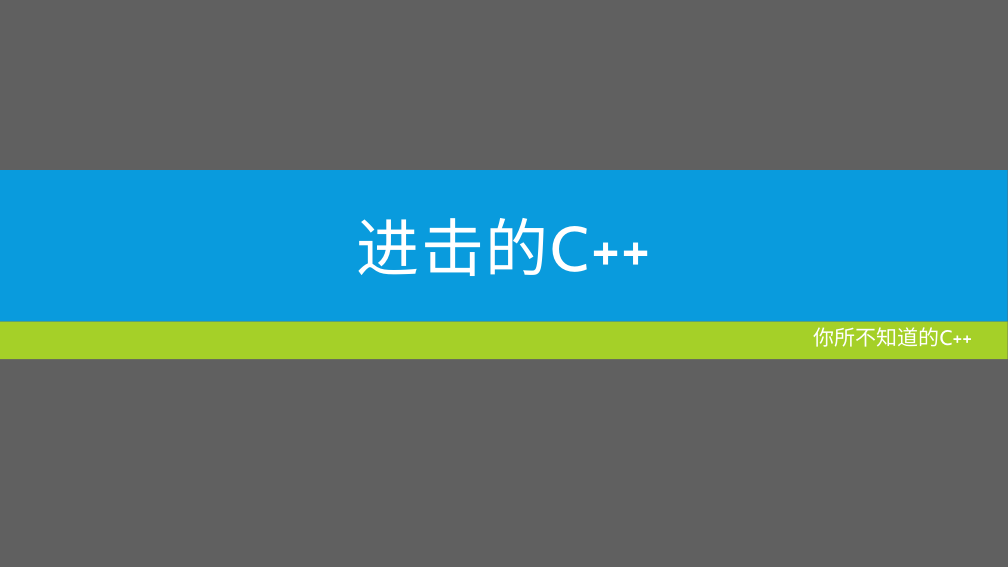
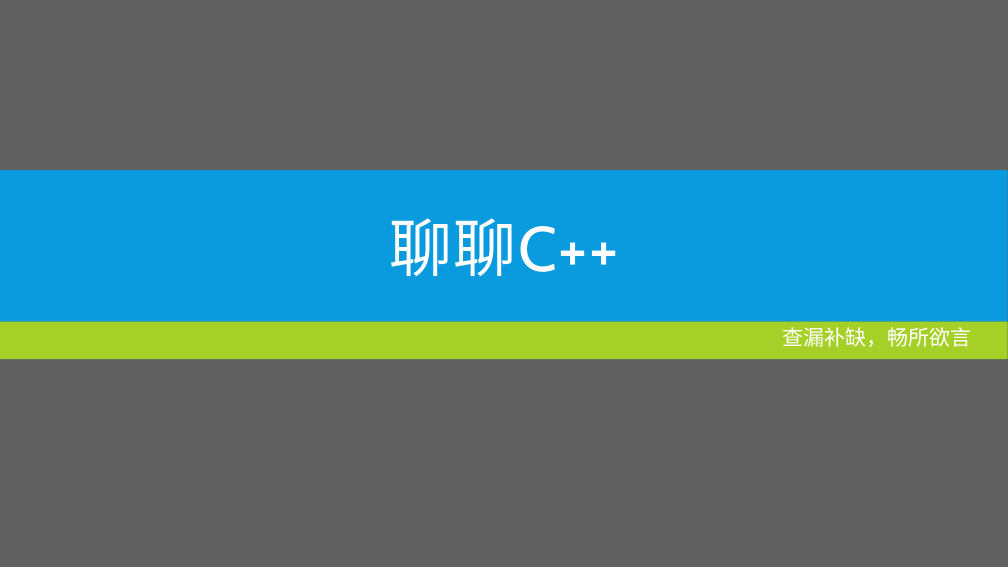
Before and after one commit to albertclass/Lessons, a slide deck: slide 1 of advance c++/courseware.pptx. Drawn at 1008x567 pixels with LibreOffice and Linux fonts; fonts in the diff are those of the drawing. Boxes give left, top, right and bottom in pixels: in the first picture for what was removed or moved away, otherwise in the second. Text is boxed around its words. In the diff, an @@ line names an element or a change of style, - is before the commit and + after.

```diff
--- a/advance c++/courseware.pptx
+++ b/advance c++/courseware.pptx
@@ title at [389, 218, 618, 276]: text changed @@
-进击的C++
+聊聊C++
@@ subtitle at [783, 327, 972, 347]: text changed @@
-你所不知道的C++
+查漏补缺，畅所欲言
```
Also in this commit, not shown: 6 other slides changed, 1 slide added, 4 other files.
